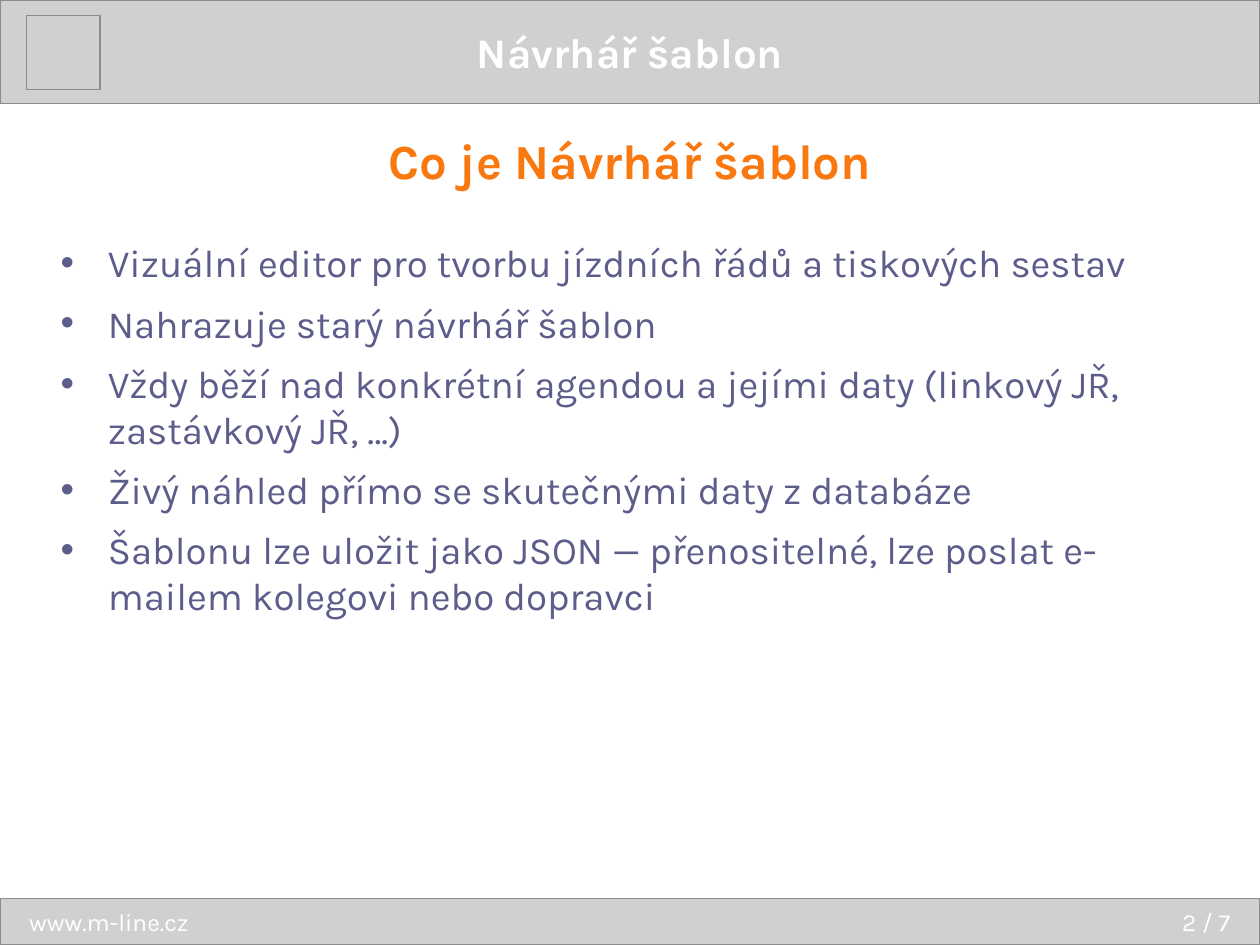
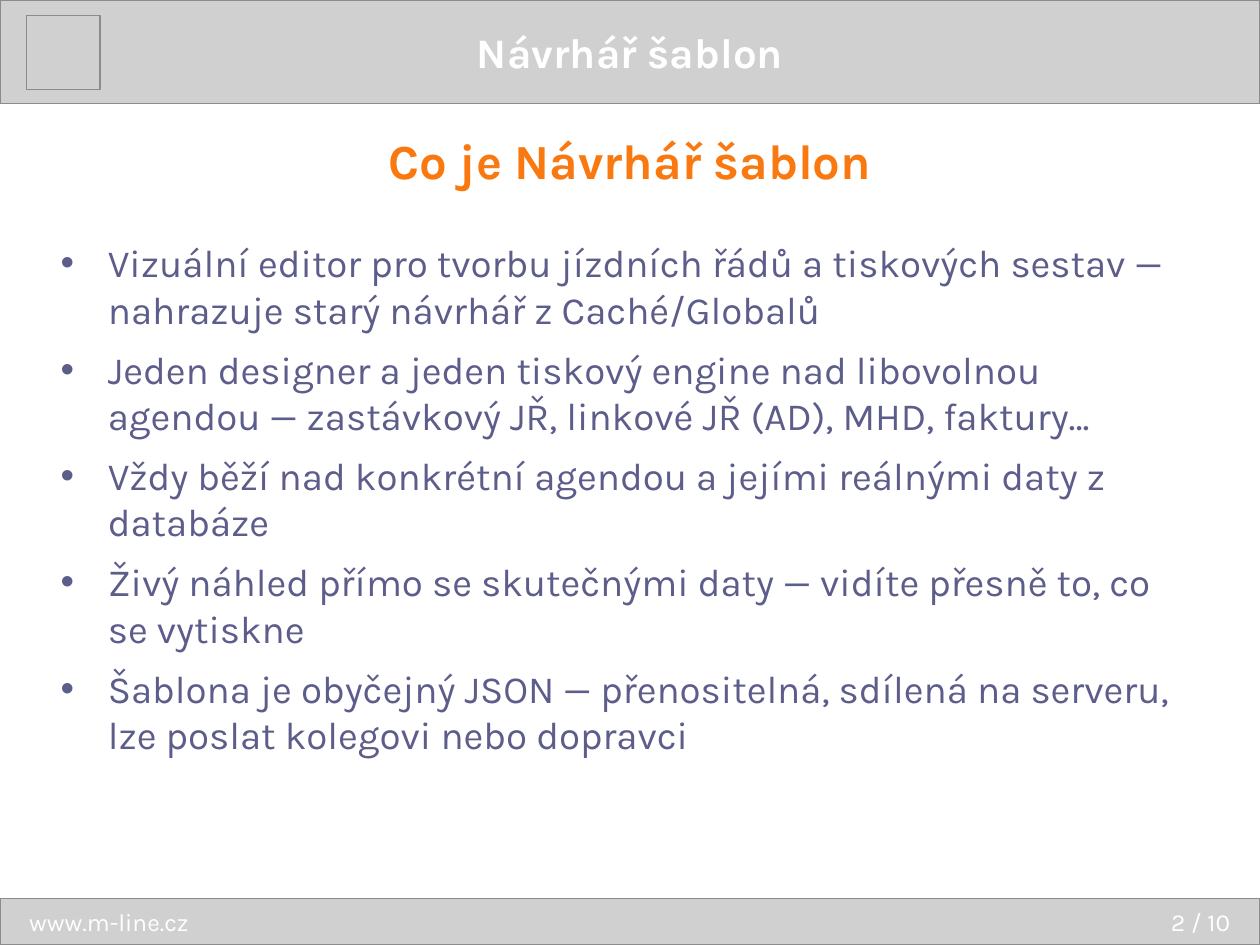
Before and after one commit to dracekmartin/EDISON2-projekt, a slide deck: slide 2 of TemplateDesigner/prezentace/TemplateDesigner.pptx. Drawn at 1260x945 pixels with LibreOffice and Linux fonts; fonts in the diff are those of the drawing; grey boxes stand for pictures. Boxes give left, top, right and bottom in pixels: in the first picture for what was removed or moved away, otherwise in the second. Text is boxed around its words. In the diff, an @@ line names an element or a change of style, - is before the commit and + after.

```diff
--- a/TemplateDesigner/prezentace/TemplateDesigner.pptx
+++ b/TemplateDesigner/prezentace/TemplateDesigner.pptx
@@ text at <box>108,247,1169,759</box>: text changed @@
-• Vizuální editor pro tvorbu jízdních řádů a tiskových sestav
-• Nahrazuje starý návrhář šablon
-• Vždy běží nad konkrétní agendou a jejími daty (linkový JŘ, zastávkový JŘ, …)
-• Živý náhled přímo se skutečnými daty z databáze
-• Šablonu lze uložit jako JSON — přenositelné, lze poslat e-mailem kolegovi nebo dopravci
+• Vizuální editor pro tvorbu jízdních řádů a tiskových sestav — nahrazuje starý návrhář z Caché/Globalů
+• Jeden designer a jeden tiskový engine nad libovolnou agendou — zastávkový JŘ, linkové JŘ (AD), MHD, faktury…
+• Vždy běží nad konkrétní agendou a jejími reálnými daty z databáze
+• Živý náhled přímo se skutečnými daty — vidíte přesně to, co se vytiskne
+• Šablona je obyčejný JSON — přenositelná, sdílená na serveru, lze poslat kolegovi nebo dopravci
@@ text at <box>1171,916,1230,931</box>: text changed @@
-2 / 7
+2 / 10
```
Also in this commit, not shown: 6 other slides changed, 3 slides added, 1 other file.
